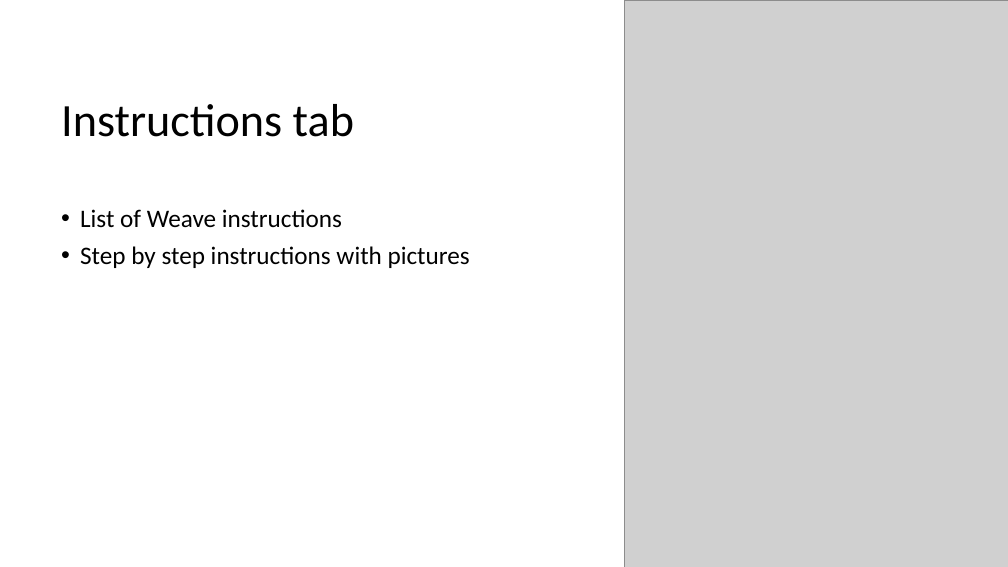
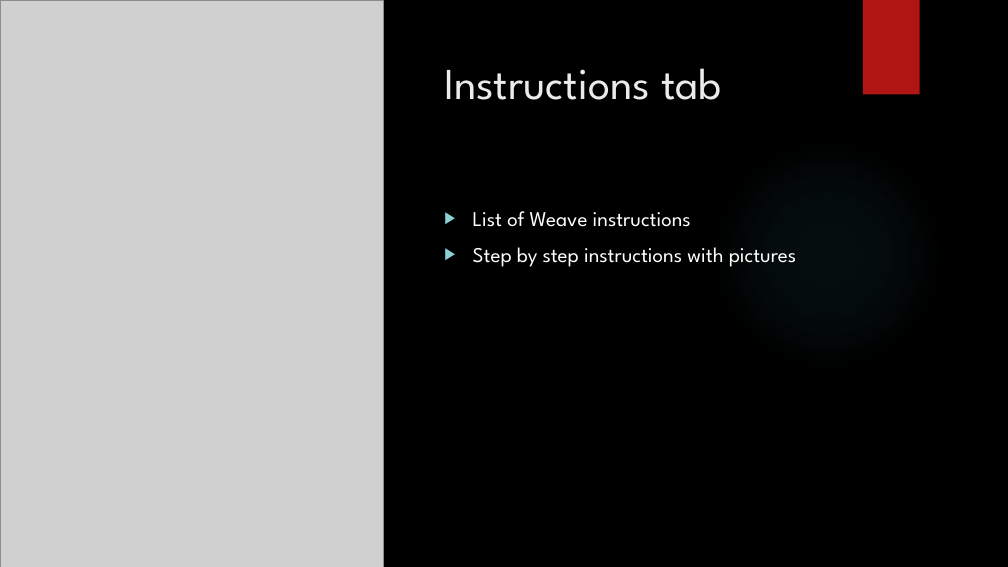
Before and after one commit to kate199696/SeniorProject, a slide deck: slide 10 of presentation/designpres.pptx (slide 9 before the commit). Drawn at 1008x567 pixels with LibreOffice and Linux fonts; fonts in the diff are those of the drawing; grey boxes stand for pictures; background and template pictures are left out. Boxes give left, top, right and bottom in pixels: in the first picture for what was removed or moved away, otherwise in the second. Text is boxed around its words. In the diff, an @@ line names an element or a change of style, - is before the commit and + after.

```diff
--- a/presentation/designpres.pptx
+++ b/presentation/designpres.pptx
@@ background #FFFFFF to picture (left out) @@
@@ picture added at (0, 0, 383, 567) @@
@@ picture removed at (625, 0, 1008, 567) @@
@@ rectangle added at (863, 0, 920, 95), fill #B01513 @@
@@ title "Instructions tab": place and size @@
-title "Instructions tab" at (61, 104, 354, 137)
+title "Instructions tab" at (444, 68, 722, 100)
@@ title "Instructions tab" at (444, 68, 722, 100): size 44 to 42 pt, font Calibri to League Spartan, text colour #000000 to #EBEBEB; line spacing 0.9 to 1; vertical alignment middle to top @@
@@ ellipse added at (712, 138, 944, 371), fill gradient #50B9C1 @@
@@ text "List of Weave instructions": place and size @@
-text "List of Weave instructions" at (80, 209, 470, 268)
+text "List of Weave instructions" at (473, 211, 797, 267)
@@ text "List of Weave instructions" at (473, 211, 797, 267): size 24 to 20 pt, font Calibri to League Spartan, text colour #000000 to #FFFFFF; bullet • to ▶; line spacing 0.9 to 1 @@
```
Also in this commit, not shown: 10 other slides changed, 3 slides added, 3 other files.
